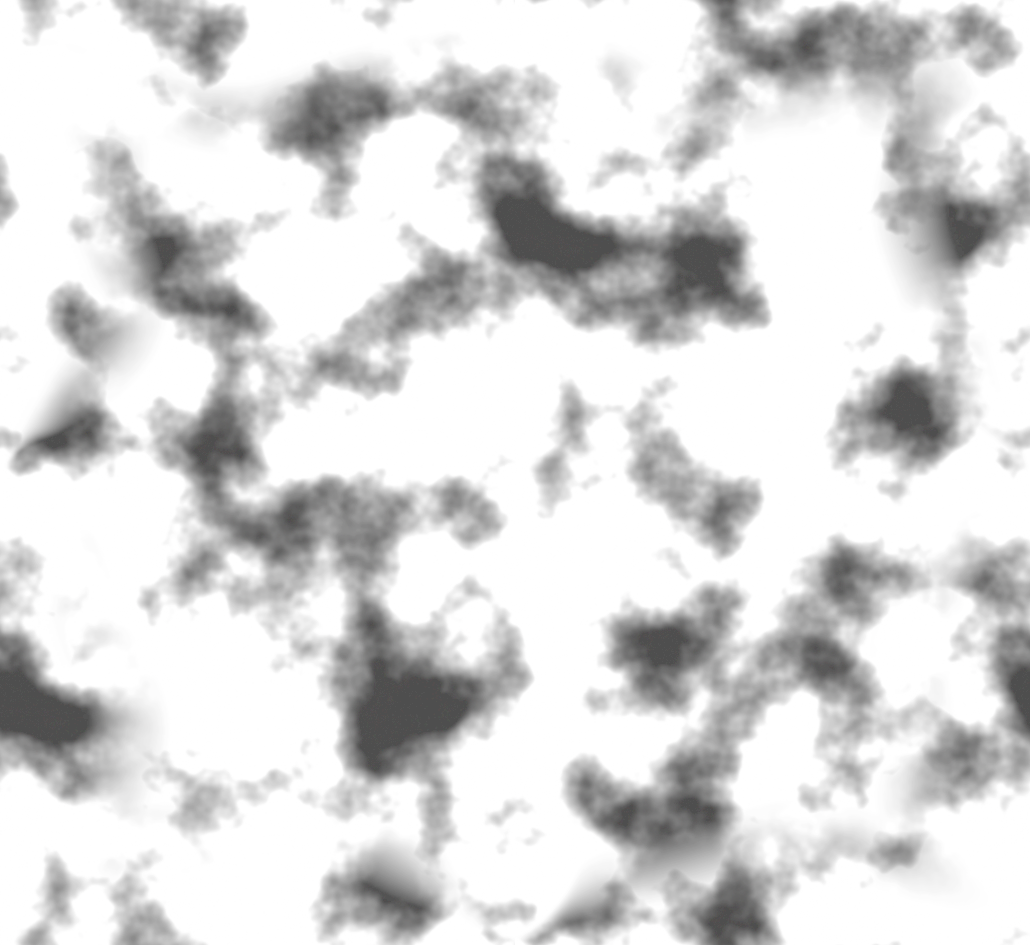
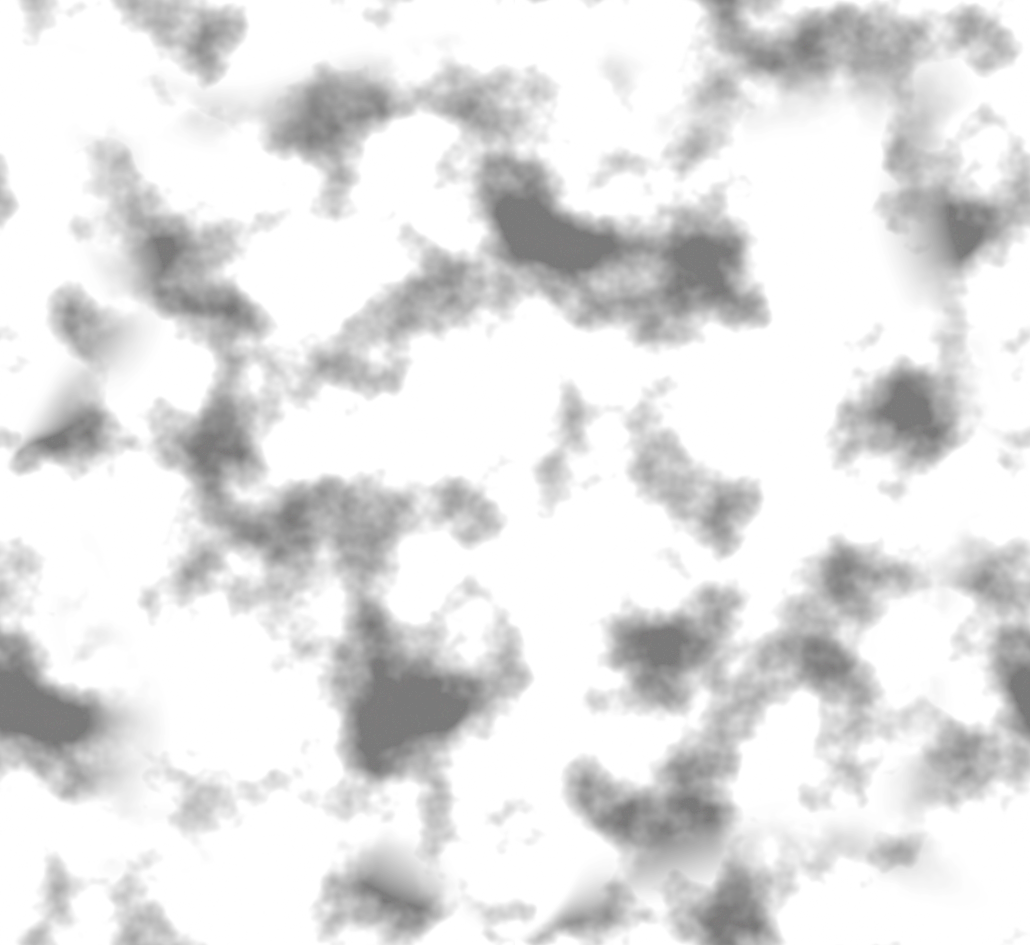
Before/after of a w=1030, h=945 layered artwork. What changed in the layer stack:
pixels changed over [0, 0, 1030, 945] (layer not identified)
